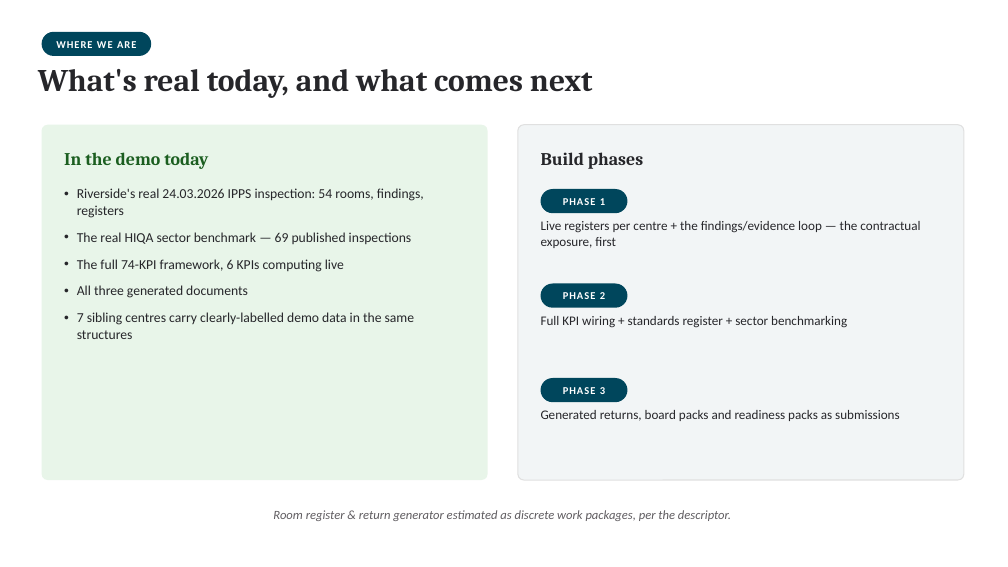
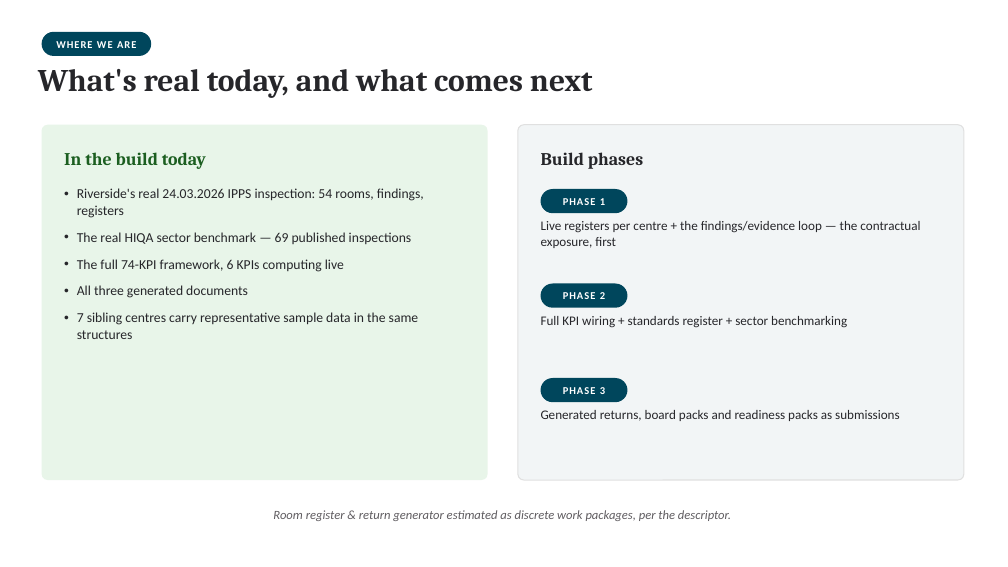
Before and after one commit to phogan1971/peppard-ipas, a slide deck: slide 11 of docs/Peppard_IPAS_Dashboard_Demo_v2.pptx. Drawn at 1008x567 pixels with LibreOffice and Linux fonts; fonts in the diff are those of the drawing. Boxes give left, top, right and bottom in pixels: in the first picture for what was removed or moved away, otherwise in the second. Text is boxed around its words. In the diff, an @@ line names an element or a change of style, - is before the commit and + after.

```diff
--- a/docs/Peppard_IPAS_Dashboard_Demo_v2.pptx
+++ b/docs/Peppard_IPAS_Dashboard_Demo_v2.pptx
@@ text at <box>64,152,206,169</box>: text changed @@
-In the demo today
+In the build today
@@ text at <box>77,312,419,339</box>: text changed @@
-• 7 sibling centres carry clearly-labelled demo data in the same structures
+• 7 sibling centres carry representative sample data in the same structures
```
Also in this commit, not shown: 3 other slides changed, 9 other files.
